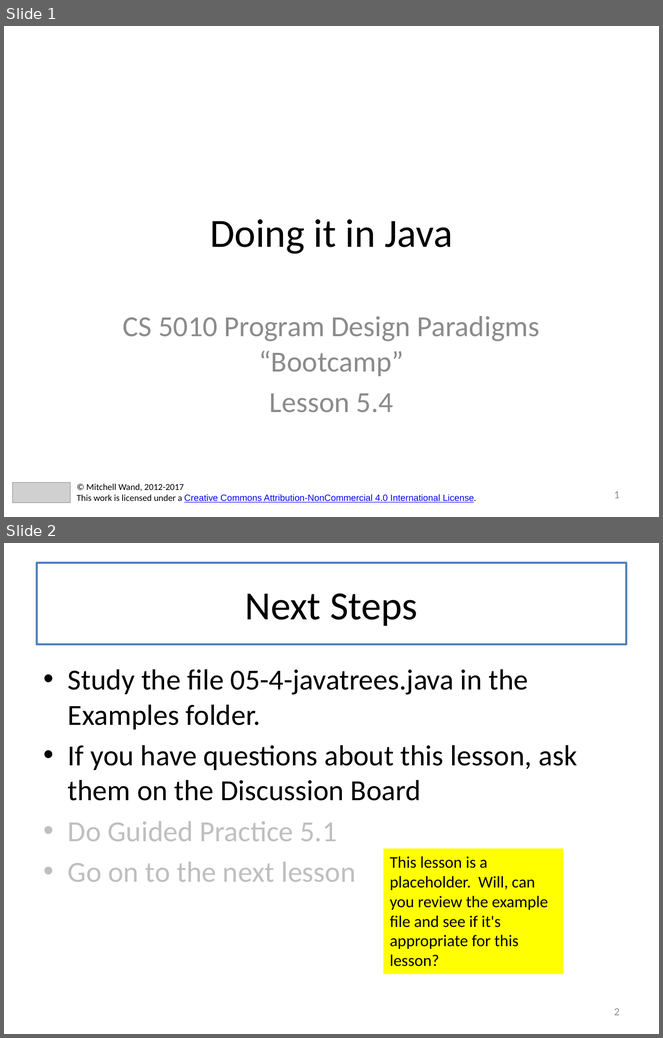
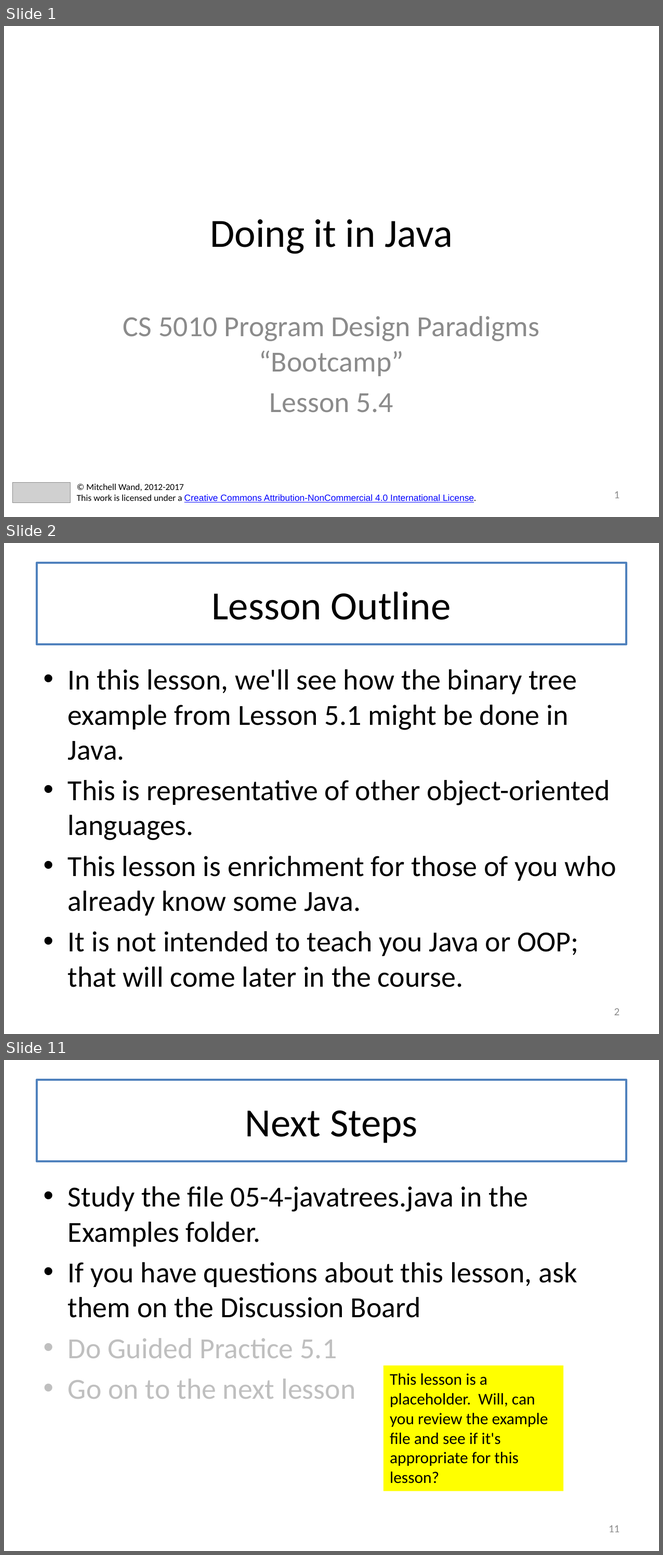
Before and after one commit to mwand/cs5010f17, a slide deck: Slides/Lesson 5.4 Doing It In Java.pptx. Shown one above the other, each under a label of ours: slides 1 and 2 before the commit, slides 1, 2 and 11 after it; the slides between them are not shown. The pictures are 663x1038 and 663x1555 pixels, drawn with LibreOffice and Linux fonts; fonts in the diff are those of the drawing; grey boxes stand for pictures. Boxes give left, top, right and bottom in pixels: in the first picture for what was removed or moved away, otherwise in the second. Text is boxed around its words. In the diff, an @@ line names an element or a change of style, - is before the commit and + after.

```diff
--- a/Slides/Lesson 5.4 Doing It In Java.pptx
+++ b/Slides/Lesson 5.4 Doing It In Java.pptx
@@ slide 2 added at (4, 543, 659, 1034), background #FFFFFF @@
@@ title added at (37, 563, 626, 644), fill #FFFFFF, outline #4F81BD 2.25 pt, 44 pt, text #000000 @@
+Lesson Outline
@@ text added at (68, 669, 617, 988), 32 pt, text #000000 @@
+• In this lesson, we'll see how the binary tree example from Lesson 5.1 might be done in Java.
+• This is representative of other object-oriented languages.
+• This lesson is enrichment for those of you who already know some Java.
+• It is not intended to teach you Java or OOP; that will come later in the course.
@@ page number added at (614, 1008, 620, 1016), 12 pt, text #8C8C8C @@
+2
@@ what was slide 2 is now slide 11 @@
@@ page number at (609, 1525, 620, 1533): text changed @@
-2
+11
```
Also in this commit, not shown: 8 other slides added, 4 other files.
